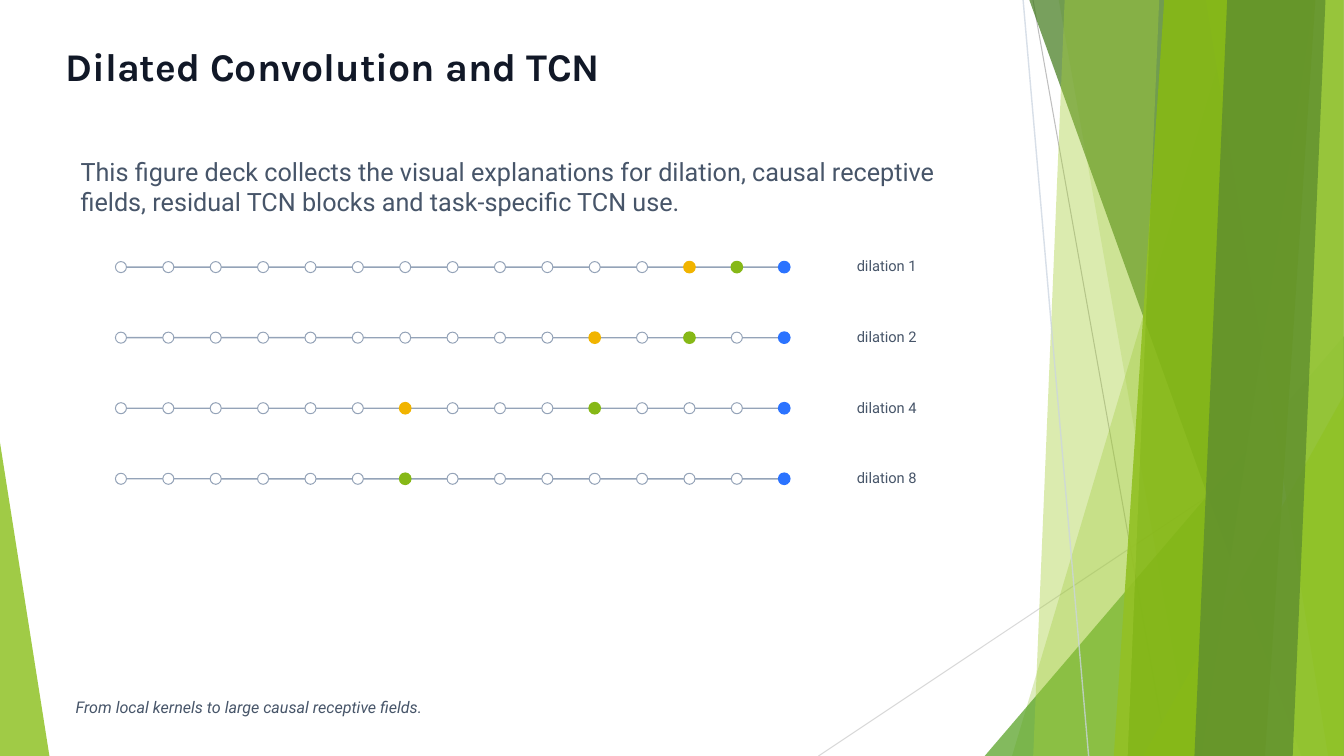
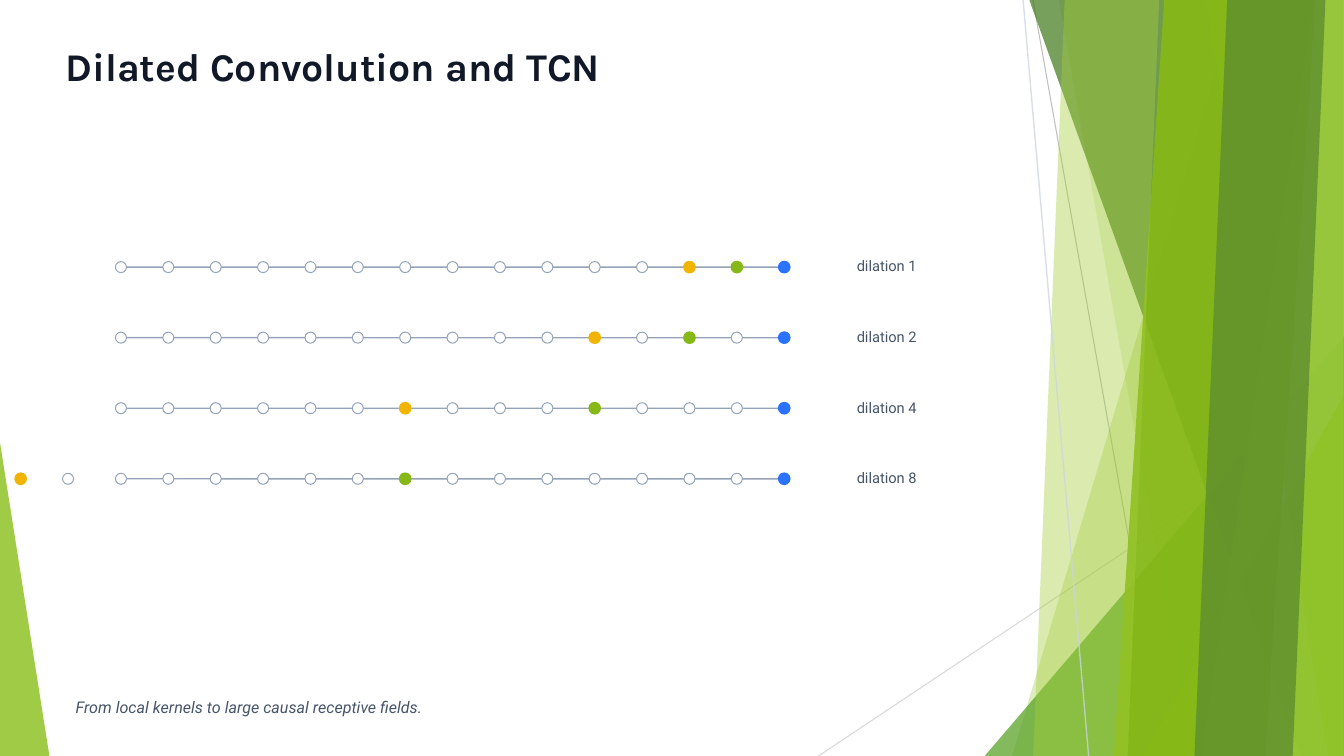
Before and after one commit to FranzGH/timeseries, a slide deck: slide 148 of Slides/05 CNNs.pptx. Drawn at 1344x756 pixels with LibreOffice and Linux fonts; fonts in the diff are those of the drawing. Boxes give left, top, right and bottom in pixels: in the first picture for what was removed or moved away, otherwise in the second. Text is boxed around its words. In the diff, an @@ line names an element or a change of style, - is before the commit and + after.

```diff
--- a/Slides/05 CNNs.pptx
+++ b/Slides/05 CNNs.pptx
@@ text removed at box(81, 162, 934, 216) @@
-This figure deck collects the visual explanations for dilation, causal receptive fields, residual TCN blocks and task-specific TCN use.
@@ ellipse added at box(15, 474, 26, 485), fill #F1B400, outline #F1B400 1.2 pt @@
@@ ellipse added at box(63, 474, 74, 485), fill #FFFFFF, outline #94A3B8 0.7 pt @@
```
Also in this commit, not shown: 90 other slides changed.
